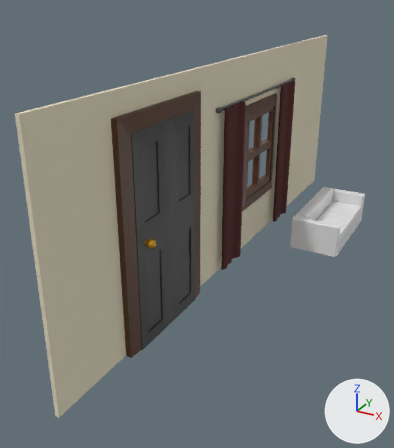
A saved change to the Blender file Assets/Models/FrontWall.blend.
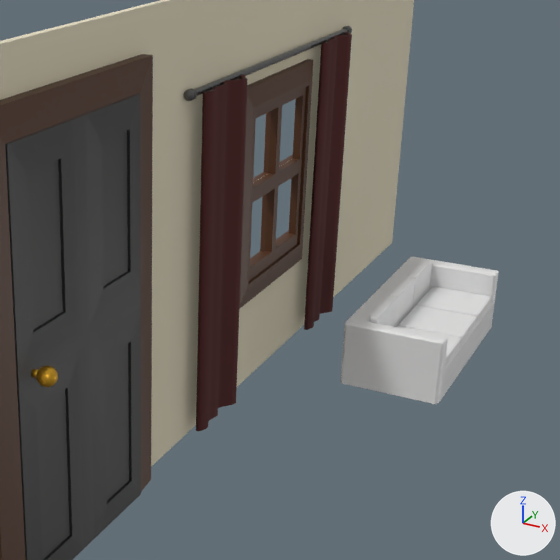
There are two pictures of each version: one whole from a camera (50 mm lens) standing at (25.8, -67.1, 31.0) and looking at (-1.6, -17.2, 6.1), one close up on the part from 33% to 100% of the width and 15% to 74% of the height. The axes (+X, +Y, +Z) are drawn at lower right. The lights are the same throughout.
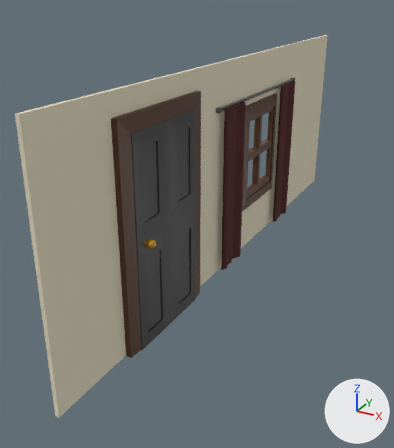
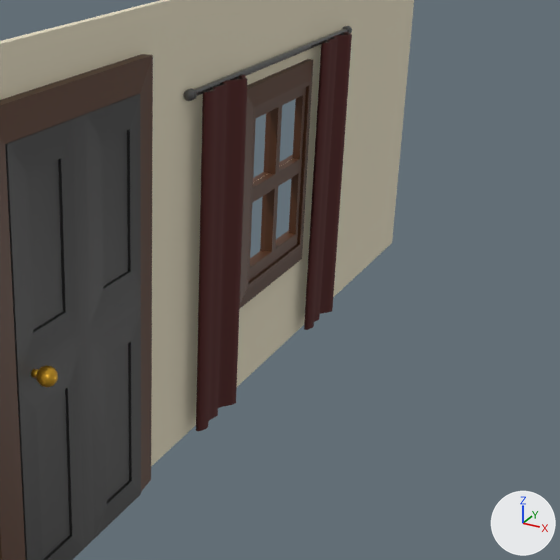
Pixel boxes [x1, y1, x2, y2] of what changed, in the close-ups (560 x 560 px):
'Cube.002', deleted
    before: [341, 257, 499, 404]
'Cube.004', deleted
    before: [399, 306, 476, 343]
'Cube.005', deleted
    before: [417, 287, 491, 322]
'Cube.007', deleted
    before: [390, 277, 415, 327]
'Cube.008', deleted
    before: [408, 259, 432, 309]
'Cube.006', deleted
    before: [370, 296, 397, 327]
'Cube.001', deleted
    before: [397, 326, 460, 365]

What the commit changed:
Object 'Cube.002' (ob_cube_002) is deleted.
Object 'Cube.001' (ob_cube_001) is deleted.
Object 'Cube.004' (ob_cube_004) is deleted.
Object 'Cube.005' (ob_cube_005) is deleted.
Object 'Cube.006' (ob_cube_006) is deleted.
Object 'Cube.007' (ob_cube_007) is deleted.
Object 'Cube.008' (ob_cube_008) is deleted.
